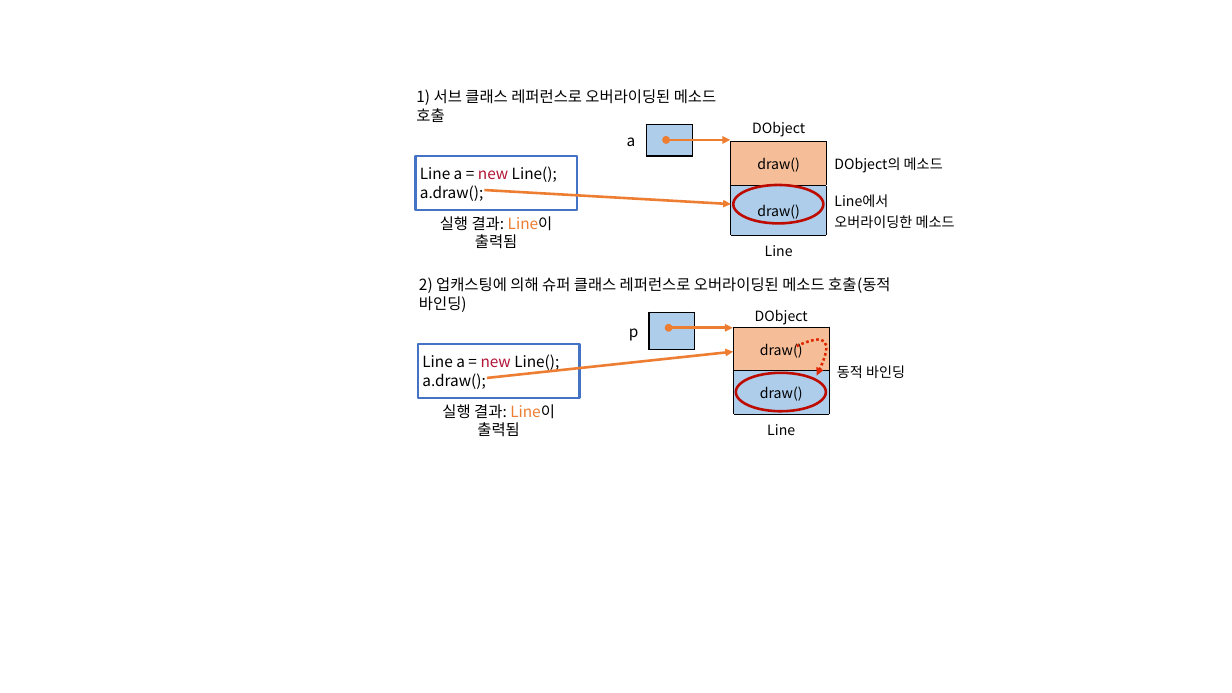
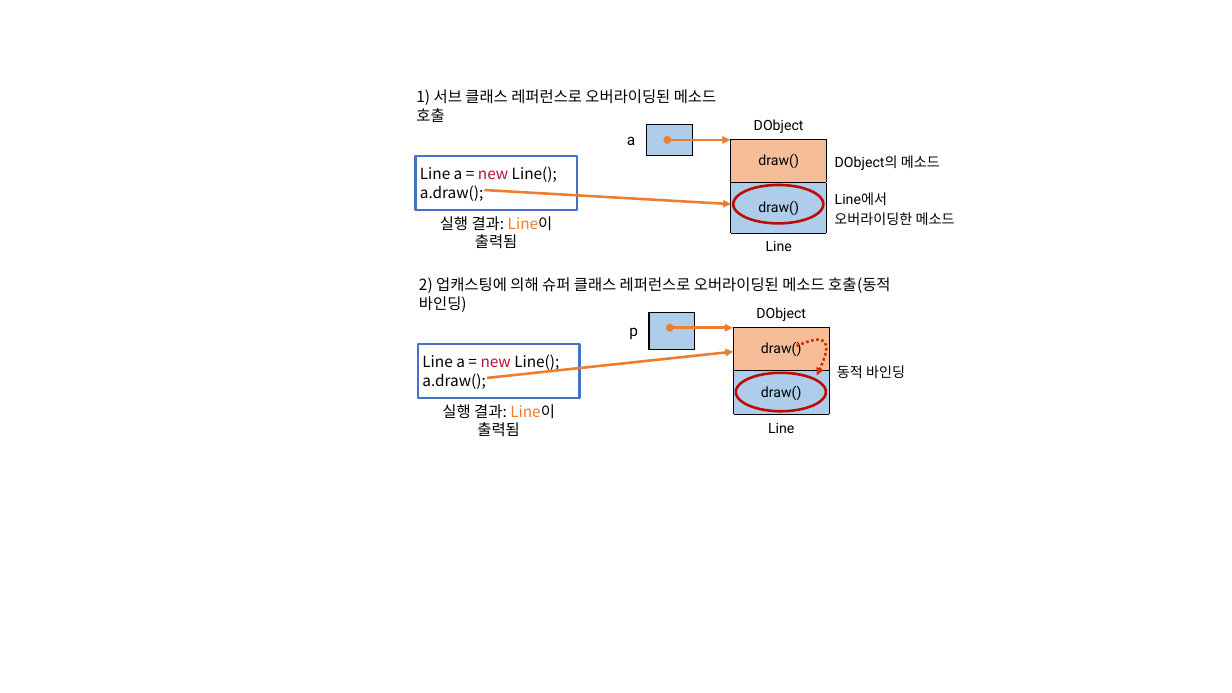
Before and after one commit to Rap0d/rap0d.github.io, a slide deck: slide 15 of assets/form/matrix.pptx (slide 14 before the commit). Drawn at 1232x693 pixels with LibreOffice and Linux fonts; fonts in the diff are those of the drawing. Boxes give left, top, right and bottom in pixels: in the first picture for what was removed or moved away, otherwise in the second. Text is boxed around its words. In the diff, an @@ line names an element or a change of style, - is before the commit and + after.

```diff
--- a/assets/form/matrix.pptx
+++ b/assets/form/matrix.pptx
@@ table at [731, 112, 967, 255] @@
-row 3, column 2: Line에서 오버라이딩한 메소드
+row 3, column 2: Line에서 / 오버라이딩한 메소드
@@ font Noto Sans CJK KR to Roboto in "DObject", "draw()", "DObject의 메소드", "draw()" and 1 more places @@
@@ table at [616, 125, 692, 156] @@
@@ font Noto Sans CJK KR to Roboto @@
@@ table at [618, 312, 695, 344] @@
@@ font Noto Sans CJK KR to Roboto @@
@@ table at [734, 300, 970, 443] @@
@@ font Noto Sans CJK KR to Roboto @@
```
Also in this commit, not shown: 11 other slides changed, 1 slide added, 2 other files.
